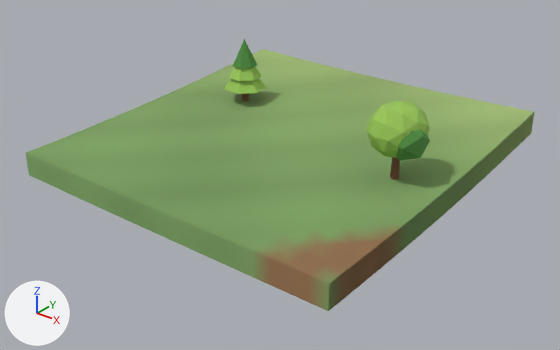
An edit to the glTF model client/public/models/chunks/-1_-2.glb, drawn before and after from the same camera.
One viewpoint serves both versions: a 50 mm camera at (21.8, -1.9, 25.8) aimed at (-14.1, 43.0, -2.0). Every picture has the same lights, and +X, +Y and +Z are marked at lower left. The picture after the commit comes second. Vertices at exactly the same position are counted once.

Names of what the first picture shows: 'scenery', 'terrain'.
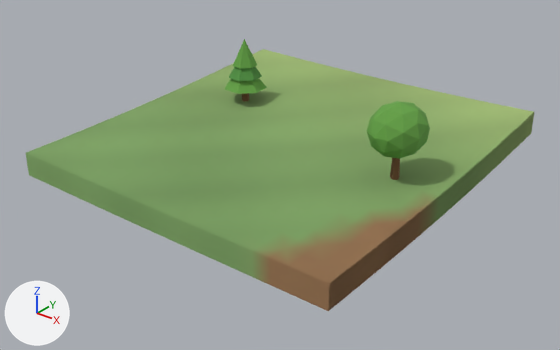
What differs and where, as boxes (x1, y1, x2, y2) in the pictures (560 x 350 px):
part 1 of me_terrain, edited (looks the same): (314, 187, 450, 236) in both
part 2 of me_terrain, recoloured (green to yellow): (323, 200, 435, 241) in both
part 3 of me_terrain, recoloured: (312, 213, 419, 311) in both
part 4 of me_terrain, recoloured: (312, 225, 396, 310) in both
part 5 of me_scenery, deleted (green): before (396, 129, 430, 161)
part 6 of me_scenery, recoloured: (225, 40, 430, 164) in both

The change, as a diff of the scene's bpy script:
```diff
--- a/client/public/models/chunks/-1_-2.glb.py
+++ b/client/public/models/chunks/-1_-2.glb.py
@@ me_terrain @@
 me_terrain.from_pydata(...)  # 521 vertices, 960 faces; spans x -30.0..0.0, y 30.0..60.0, z -2.0..1.8
 # used by ob_terrain; location = (0.0, 0.0, 0.0)
+# me_terrain part 1: 13 faces centred in x -4.0..0.0, y 35.0..44.5, z -0.9..0.5 are repainted in the vertex colours; the middle colour goes from green #7fa362 to green #83945b
+# me_terrain part 2: 12 faces centred in x -3.5..0.0, y 34.0..42.5, z -1.0..0.3 are repainted in the vertex colours; the middle colour goes from green #7c9f60 to yellow #8d8656
+# me_terrain part 3: 9 faces centred in x -2.0..0.0, y 30.0..40.0, z -1.3..0.2 are repainted in the vertex colours; the middle colour goes from green #7b965b to brown #906d4b
+# me_terrain part 4: 8 faces centred in x -2.5..0.0, y 30.0..37.0, z -1.2..0.2 are repainted in the vertex colours; the middle colour goes from brown #90734e to brown #906d4b
 me_terrain.materials.append(mat_opaque_matte_vertex_colors)
@@ me_scenery @@
 # used by ob_scenery; location = (0.0, 0.0, 0.0)
-me_scenery.from_pydata(...)  # 105 vertices, 182 faces; spans x -25.0..-1.6, y 41.7..51.0, z 0.4..6.5
+me_scenery.from_pydata(...)  # 93 vertices, 162 faces; spans x -25.0..-1.9, y 41.7..51.0, z 0.4..6.5
+# me_scenery part 5: the loose piece of 12 vertices spanning x -4.0..-1.6, y 42.0..45.0, z 2.6..5.2 is deleted
+# me_scenery part 6: 133 kept faces spanning x -25.0..-1.9, y 41.7..51.0, z 0.4..6.5 get new vertex colours; the middle colour goes from green #99c559 to green #65a246
 me_scenery.materials.append(mat_opaque_matte_vertex_colors)
```
